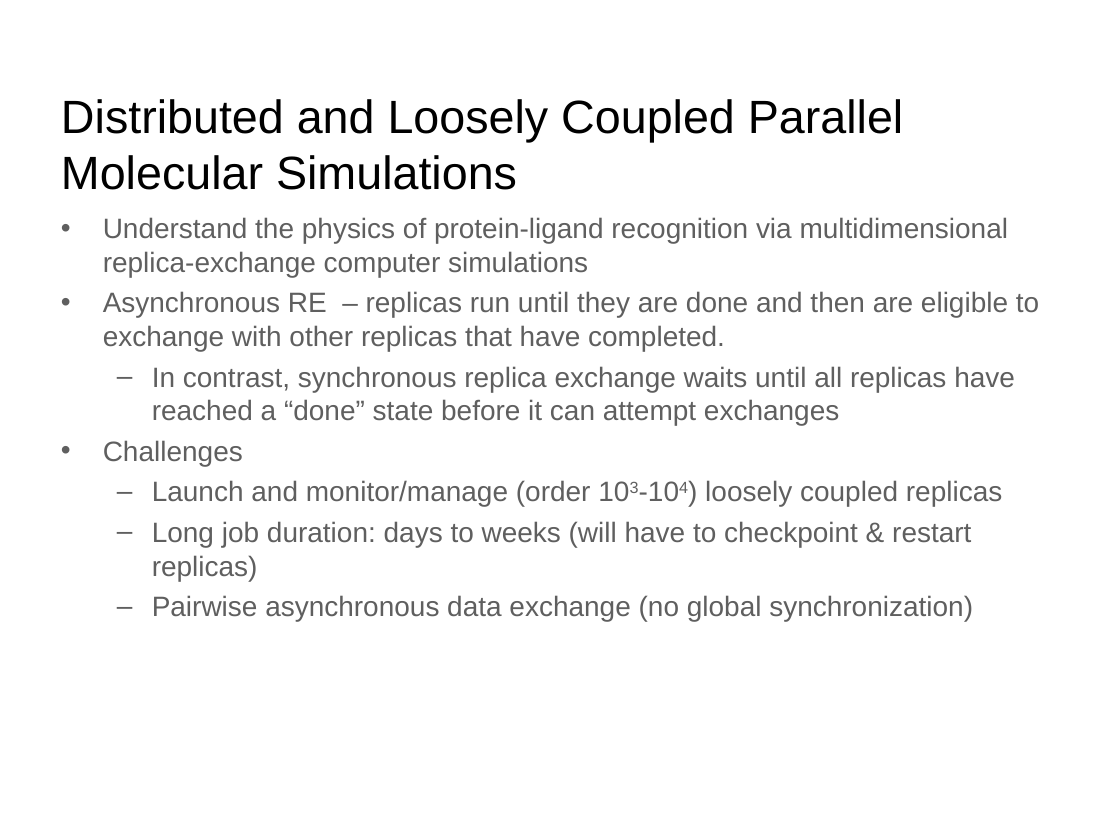
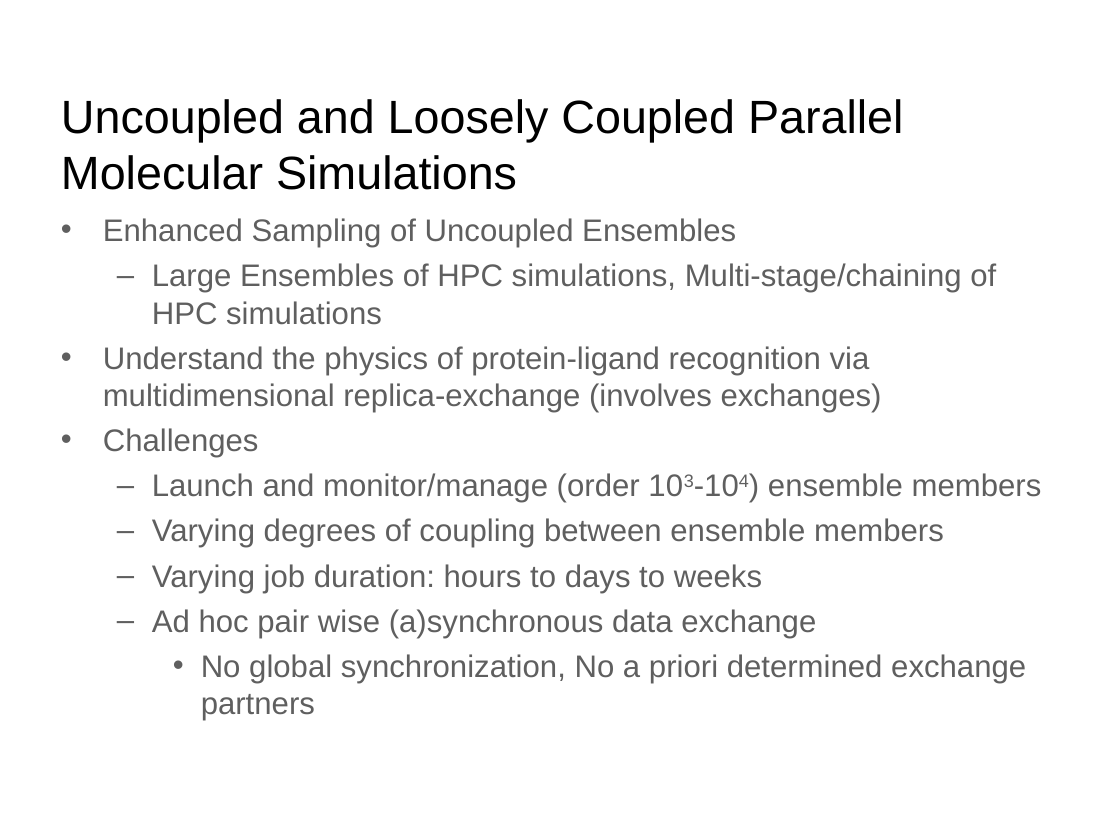
Before and after one commit to saga-project/presentations, a slide deck: slide 29 of bnl-pstar.ppt (slide 31 before the commit). Drawn at 1120x840 pixels with LibreOffice and Linux fonts; fonts in the diff are those of the drawing; background and template pictures are left out. Boxes give left, top, right and bottom in pixels: in the first picture for what was removed or moved away, otherwise in the second. Text is boxed around its words. In the diff, an @@ line names an element or a change of style, - is before the commit and + after.

Commit message:
updated version

```diff
--- a/bnl-pstar.ppt
+++ b/bnl-pstar.ppt
@@ title at (61, 99, 903, 190): text changed @@
-Distributed and Loosely Coupled Parallel Molecular Simulations
+Uncoupled and Loosely Coupled Parallel Molecular Simulations
@@ text at (103, 218, 996, 412): text changed; size 18 to 20 pt @@
-• Understand the physics of protein-ligand recognition via multidimensional replica-exchange computer simulations
-• Asynchronous RE – replicas run until they are done and then are eligible to exchange with other replicas that have completed.
-  – In contrast, synchronous replica exchange waits until all replicas have reached a “done” state before it can attempt exchanges
+• Enhanced Sampling of Uncoupled Ensembles
+  – Large Ensembles of HPC simulations, Multi-stage/chaining of HPC simulations
+• Understand the physics of protein-ligand recognition via multidimensional replica-exchange (involves exchanges)
@@ text at (103, 428, 259, 458): size 18 to 20 pt in "Challenges" @@
@@ text at (152, 473, 1042, 720): text changed; size 18 to 20 pt @@
-  – Launch and monitor/manage (order 103-104) loosely coupled replicas
-  – Long job duration: days to weeks (will have to checkpoint & restart replicas)
-  – Pairwise asynchronous data exchange (no global synchronization)
+  – Launch and monitor/manage (order 103-104) ensemble members
+  – Varying degrees of coupling between ensemble members
+  – Varying job duration: hours to days to weeks
+  – Ad hoc pair wise (a)synchronous data exchange
+    • No global synchronization, No a priori determined exchange partners
```
Also in this commit, not shown: 10 other slides changed, 2 slides added.
